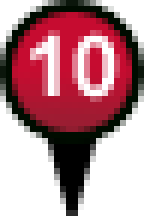
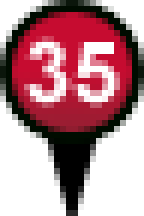
Comparing the layer stacks of the two 144×216 images. Changes:
painted on "• 6" over [24, 30, 120, 108]
